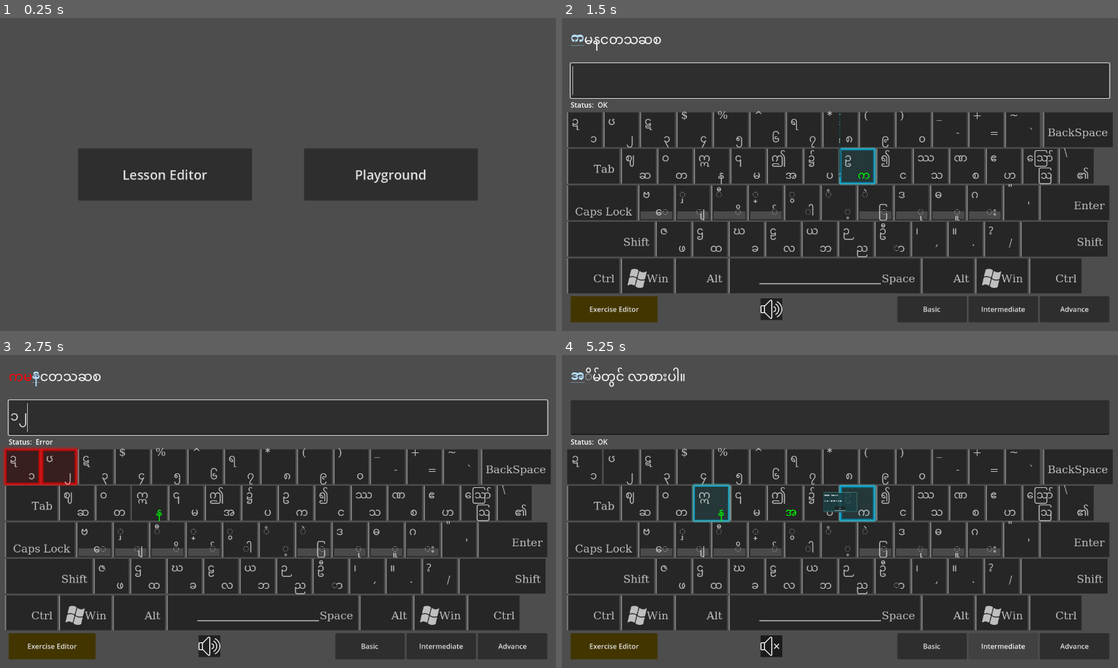
Above: before the commit, frames 1-4 (two rows, left to right).
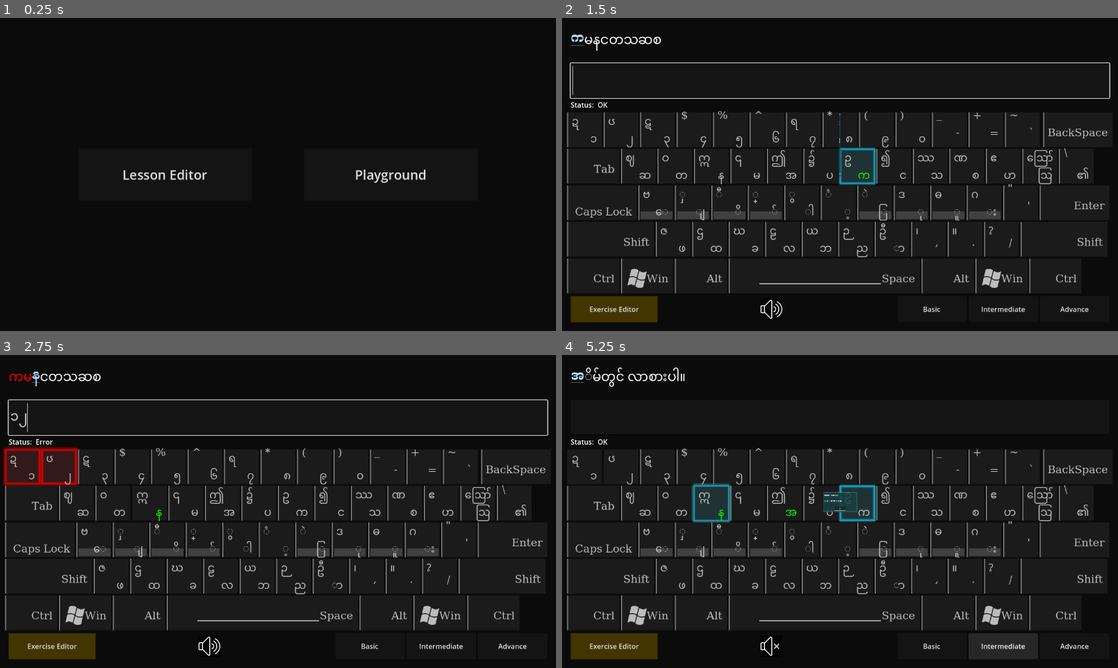
Above: after the commit, the same moments.

Repository: stmSi/Ultimate-Myanmar-Typing-Wizard
Game: Godot game, scene res://src/main.tscn
Two runs of this game, one before a commit and one after it. Both use one fixed random seed, a clock stepped at 60 frames per second and the inputs below.
Inputs (mouse positions are in pixels of both pictures, inside the frame that each line leads up to):
- Up to frame 1 (0.25 s): no input
- Up to frame 2 (1.5 s): click "Playground" at 0.5 s; click "Ok" at 1.25 s
- Up to frame 3 (2.75 s): click (278, 417) at 2.02 s; type "12" at 2.1 s
- Up to frame 4 (5.25 s): click (773, 646) at 2.75 s; click "Basic" at 3.5 s; click "Ok" at 4.25 s; click "Intermediate" at 5 s

The runs differ from the first frame. In frame 1, 100% of the frame differs, in the area x 0-100%, y 0-100%; in frame 2, 47%; in frame 3, 47%; in frame 4, 47%.

Commit message:
Black Background (for now)

Diff:
--- a/project.godot
+++ b/project.godot
@@ -13,7 +13,8 @@
 config/name="typing_practice"
 run/main_scene="res://src/main.tscn"
 config/features=PackedStringArray("4.0", "Mobile")
-config/icon="res://src/icon.svg"
+boot_splash/bg_color=Color(0, 0, 0.172549, 1)
+config/icon="res://Assets/Icons/Logo.png"
 
 [autoload]
 
@@ -30,7 +31,9 @@
 
 window/size/viewport_width=1280
 window/size/viewport_height=720
+window/per_pixel_transparency/allowed=true
 
 [rendering]
 
 renderer/rendering_method="gl_compatibility"
+environment/defaults/default_clear_color=Color(0.0431373, 0.0431373, 0.0431373, 1)
